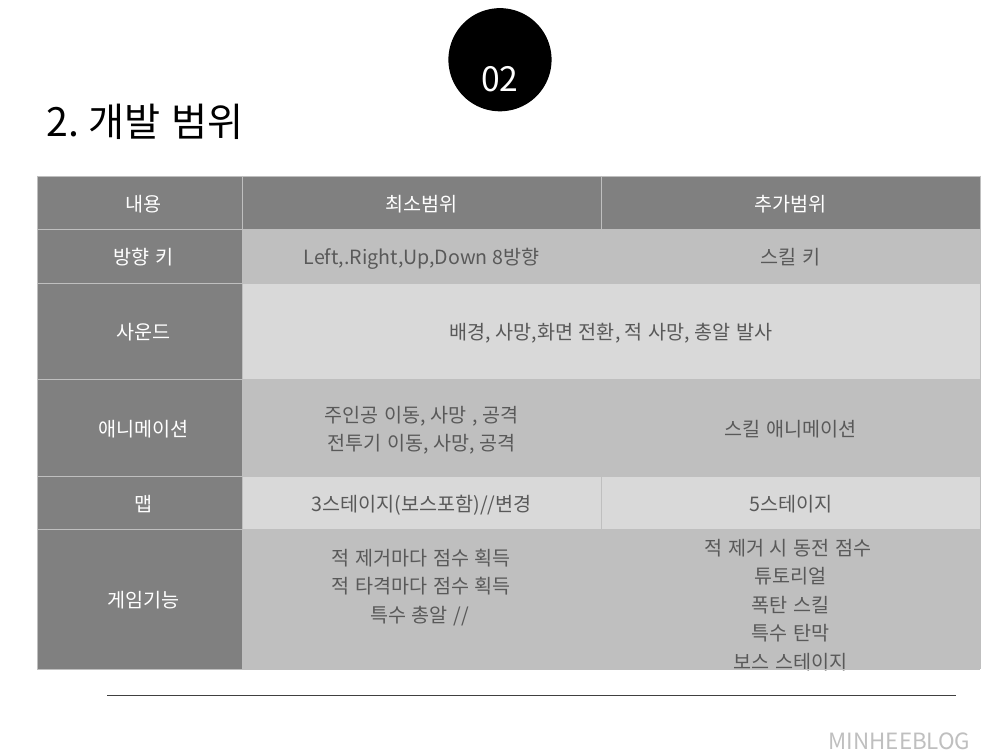
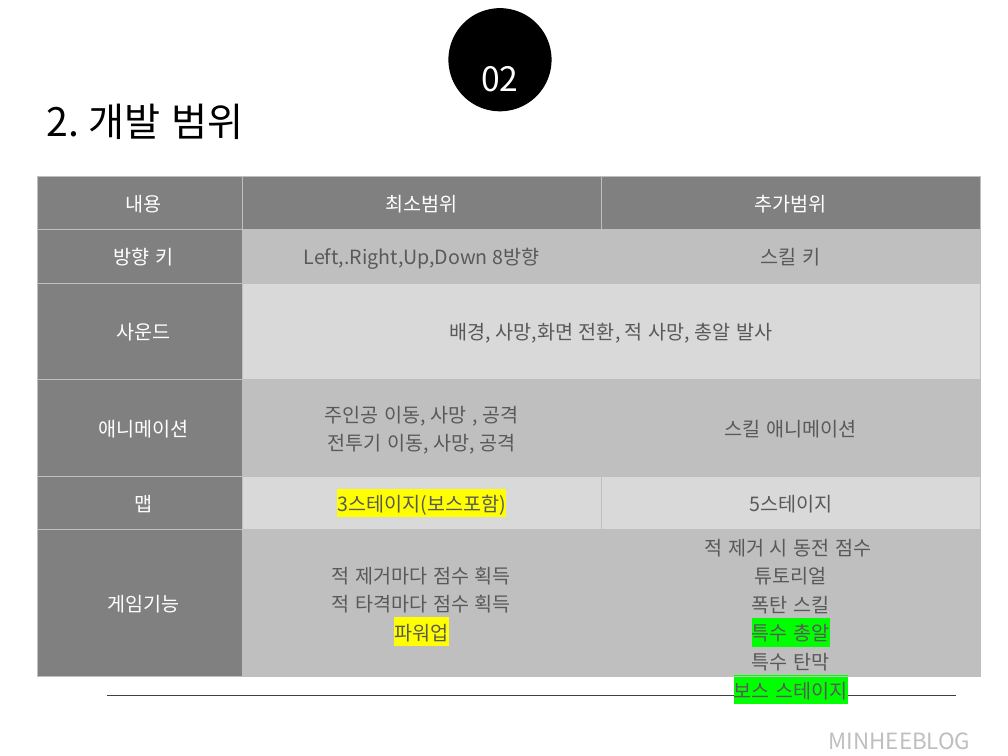
Before and after one commit to JINWOO-0715/2014180021-2DGP-Projects, a slide deck: slide 2 of 2DGP_Project_2nd.pptx. Drawn at 1008x756 pixels with LibreOffice and Linux fonts; fonts in the diff are those of the drawing. Boxes give left, top, right and bottom in pixels: in the first picture for what was removed or moved away, otherwise in the second. Text is boxed around its words. In the diff, an @@ line names an element or a change of style, - is before the commit and + after.

```diff
--- a/2DGP_Project_2nd.pptx
+++ b/2DGP_Project_2nd.pptx
@@ table at (x1=37, y1=176, x2=981, y2=704) @@
-row 5, column 2: 3스테이지(보스포함)//변경
+row 5, column 2: 3스테이지(보스포함)
-row 6, column 2: 적 제거마다 점수 획득 / 적 타격마다 점수 획득 / 특수 총알 //
+row 6, column 2: 적 제거마다 점수 획득 / 적 타격마다 점수 획득 / 파워업
-row 6, column 3: 적 제거 시 동전 점수 튜토리얼 / 폭탄 스킬 / 특수 탄막 / 보스 스테이지
+row 6, column 3: 적 제거 시 동전 점수 튜토리얼 / 폭탄 스킬 / 특수 총알 / 특수 탄막 / 보스 스테이지
```
Also in this commit, not shown: 2 other slides changed, 9 other files.
